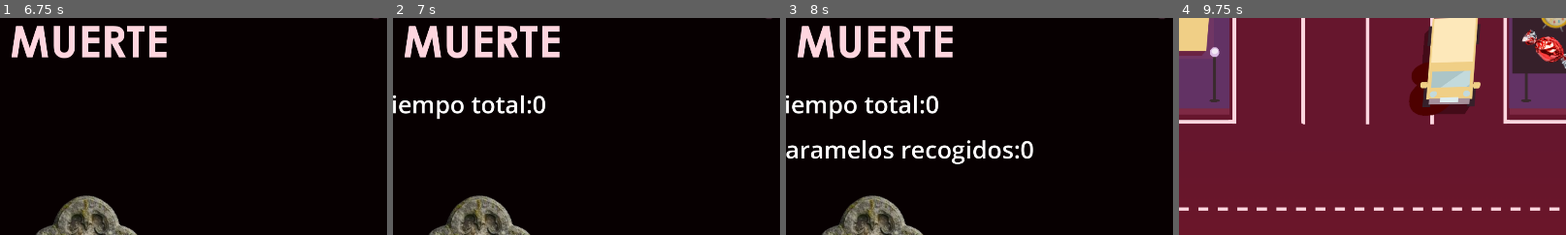
Above: before the commit, frames 1-4 (left to right).
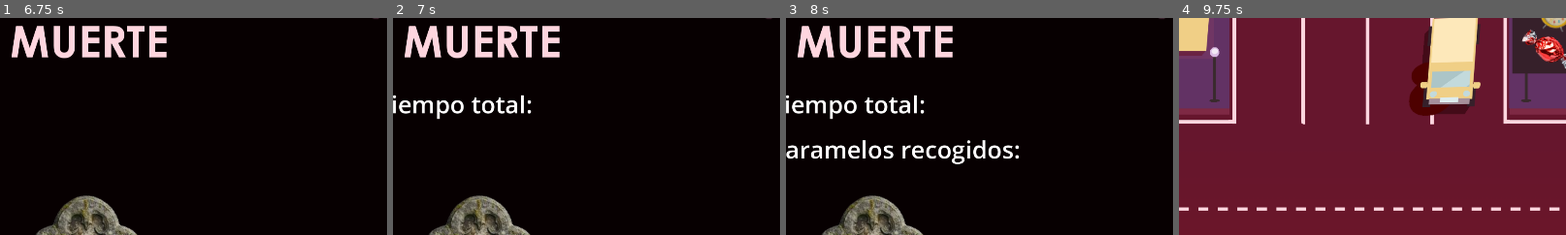
Above: after the commit, the same moments.

Repository: Mantequill/RadiDelta
Game: Godot game, scene res://02_scenes/05_others/04_screens/dead.tscn
The game is run twice, just before and just after one commit, with the same random seed, the same clock (stepped at 60 frames per second) and the same inputs. This scene is started directly instead of the project's main scene. The engine's default icon, where the game draws it, is replaced by a stand-in: a white triangle on a blue panel in a dark square. Sound files missing from this copy of the repository are replaced by a short silence.
Inputs (mouse positions are % of the whole screen's width and height, from its top left):
- Up to frame 1 (6.75 s): tap Enter at 0.5, 2, 3.5 s; hold Right 0.53-1.28 s; hold E 0.53-1.28 s; tap Space at 1.25, 2.75, 6.5 s; hold Down 1.28-2.03 s; tap E at 1.35, 2.85, 4.55, 5.85 s; hold Right 2.03-2.78 s; hold E 2.03-2.78 s; tap Q at 2.1, 4.35, 6.6 s; hold Up 2.78-3.53 s; hold E 3.53-4.28 s; hold Left 3.53-5.03 s; hold Down 5.03-5.78 s; hold E 5.03-5.78 s; hold Right 5.78-6.53 s; hold Up from 6.53 s (still down); hold E from 6.53 s (still down)
- Up to frame 2 (7 s): keep holding Up; keep holding E
- Up to frame 3 (8 s): release Up at 7.28 s; release E at 7.28 s; hold Right from 7.28 s (still down); tap E at 7.35 s
- Up to frame 4 (9.75 s): release Right at 8.03 s; hold Down 8.03-8.78 s; hold E 8.03-8.78 s; hold Left 8.78-9.5 s; tap Q at 8.85 s; tap E at 9.05 s; click (79, 78) at 9.5 s
The pictures show only the part of the screen within x 37-87%, y 9-59%; the shares and areas given below are measured in that part.

Frame 1 is identical in both runs. In frame 2, 0.2% of the frame differs, in the area x 36-40%, y 35-45%; in frame 3, 0.3%, in the area x 36-64%, y 35-66%; in frame 4, nothing differs.
Error after the commit: Attempt to call function 'stop' in base 'null instance' on a null instance. (res://02_scenes/05_others/04_screens/dead.gd:6)

Commit message:
mas sonidos

Diff:
--- a/radi-delta/02_scenes/01_characters/player.gd
+++ b/radi-delta/02_scenes/01_characters/player.gd
@@ -59,8 +59,10 @@
 		$PlayerArea/gnolderSprite.play("badSteal")
 		if next_to_kid:
 			$PlayerArea/gnolderSprite.play("steal")
+			$SonCaramelos.play()
 			steal_cooldown_over = false
 			candy_count += 10 #Yumm caramelos
+			print(candy_count)
 			Global.caramelos = candy_count
 			#señal sprite niño
 
--- a/radi-delta/02_scenes/01_characters/player.tscn
+++ b/radi-delta/02_scenes/01_characters/player.tscn
@@ -6,6 +6,7 @@
 [ext_resource type="Texture2D" uid="uid://ct02uoihad18l" path="res://01_assets/01_sprites/DamageAnim.png" id="4_qihvd"]
 [ext_resource type="Texture2D" uid="uid://cta1f5m88qml5" path="res://01_assets/01_sprites/gnicholas_idle.png" id="4_uokla"]
 [ext_resource type="Texture2D" uid="uid://cvxobw4ekw06f" path="res://01_assets/01_sprites/robaranim.png" id="6_03svv"]
+[ext_resource type="AudioStream" uid="uid://b1l3gfo1s5vx7" path="res://01_assets/03_sound/01_sfx/SonCaramelos.wav" id="7_qihvd"]
 
 [sub_resource type="AtlasTexture" id="AtlasTexture_xt2se"]
 atlas = ExtResource("3_03svv")
@@ -398,7 +399,6 @@
 sprite_frames = SubResource("SpriteFrames_e8lch")
 animation = &"damage"
 autoplay = "default"
-frame_progress = 0.26885027
 
 [node name="PlayerColli" type="CollisionShape2D" parent="PlayerArea"]
 position = Vector2(3, -3)
@@ -407,6 +407,9 @@
 [node name="timer_hit" type="Timer" parent="."]
 wait_time = 1.7999999999999998
 autostart = true
+
+[node name="SonCaramelos" type="AudioStreamPlayer" parent="."]
+stream = ExtResource("7_qihvd")
 
 [connection signal="timeout" from="steal_cooldown" to="." method="_on_steal_cooldown_timeout"]
 [connection signal="timeout" from="lane_cd" to="." method="_on_lane_cd_timeout"]
--- a/radi-delta/02_scenes/05_others/04_screens/dead.gd
+++ b/radi-delta/02_scenes/05_others/04_screens/dead.gd
@@ -1,7 +1,9 @@
 extends Node2D
 
+@onready var musica_jam_epica_01: AudioStreamPlayer = $MusicaJamEpica01
 
 func _ready():
+	$MusicaJamEpica01.stop()
 	$Muerte.play()
 	$Label2.set_text("Tiempo total:" + str(Global.tiempo))
 	$Label3.set_text("Caramelos recogidos:" + str(Global.caramelos))
Not shown: 1 places in radi-delta/02_scenes/01_characters/player.tscn that only renumber resources
